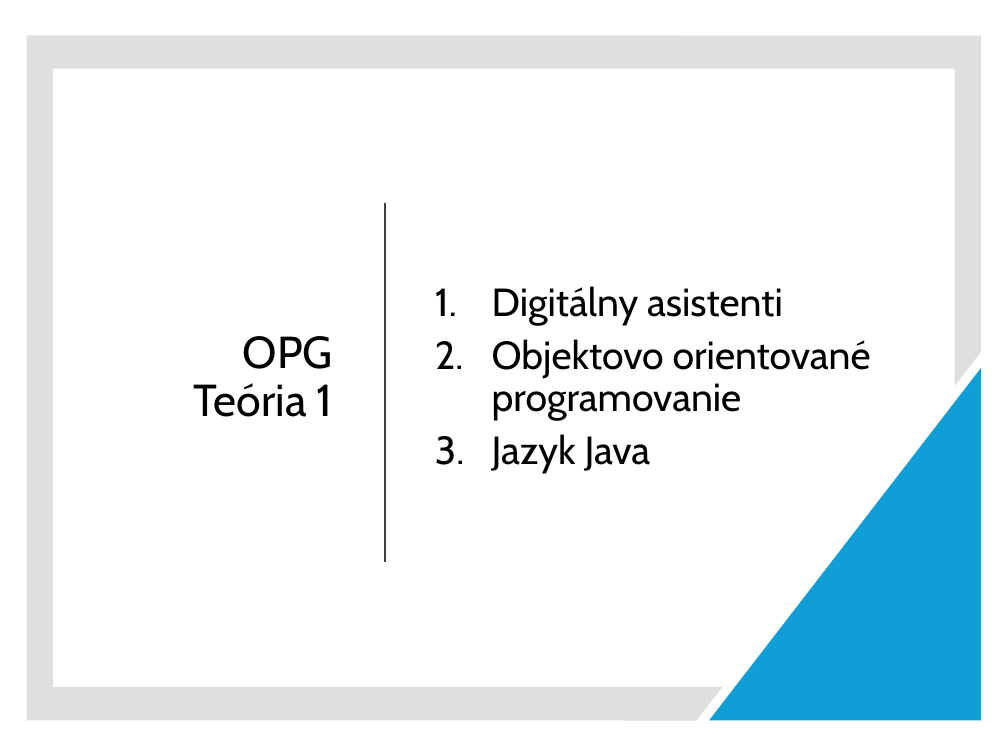
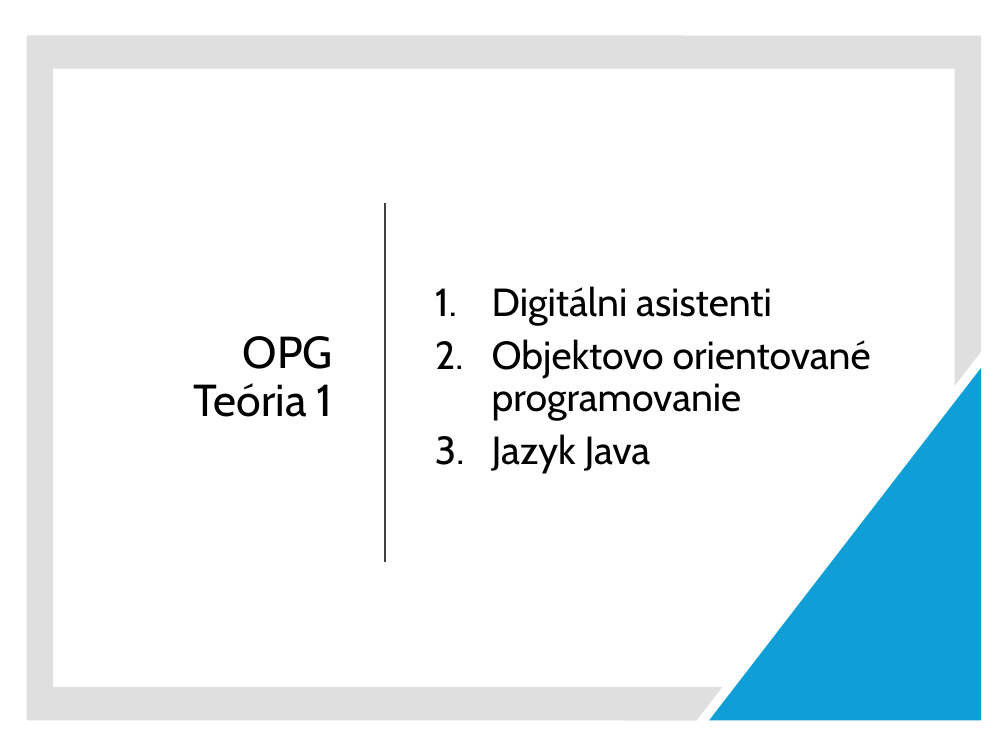
Before and after one commit to wagjo/oop, a slide deck: slide 2 of prezentacie/t01.pptx. Drawn at 1008x756 pixels with LibreOffice and Linux fonts; fonts in the diff are those of the drawing. Boxes give left, top, right and bottom in pixels: in the first picture for what was removed or moved away, otherwise in the second. Text is boxed around its words. In the diff, an @@ line names an element or a change of style, - is before the commit and + after.

```diff
--- a/prezentacie/t01.pptx
+++ b/prezentacie/t01.pptx
@@ text at (492, 286, 772, 326): text changed @@
-1. Digitálny asistenti
+1. Digitálni asistenti
```
Also in this commit, not shown: 2 other slides changed, 4 other files.
